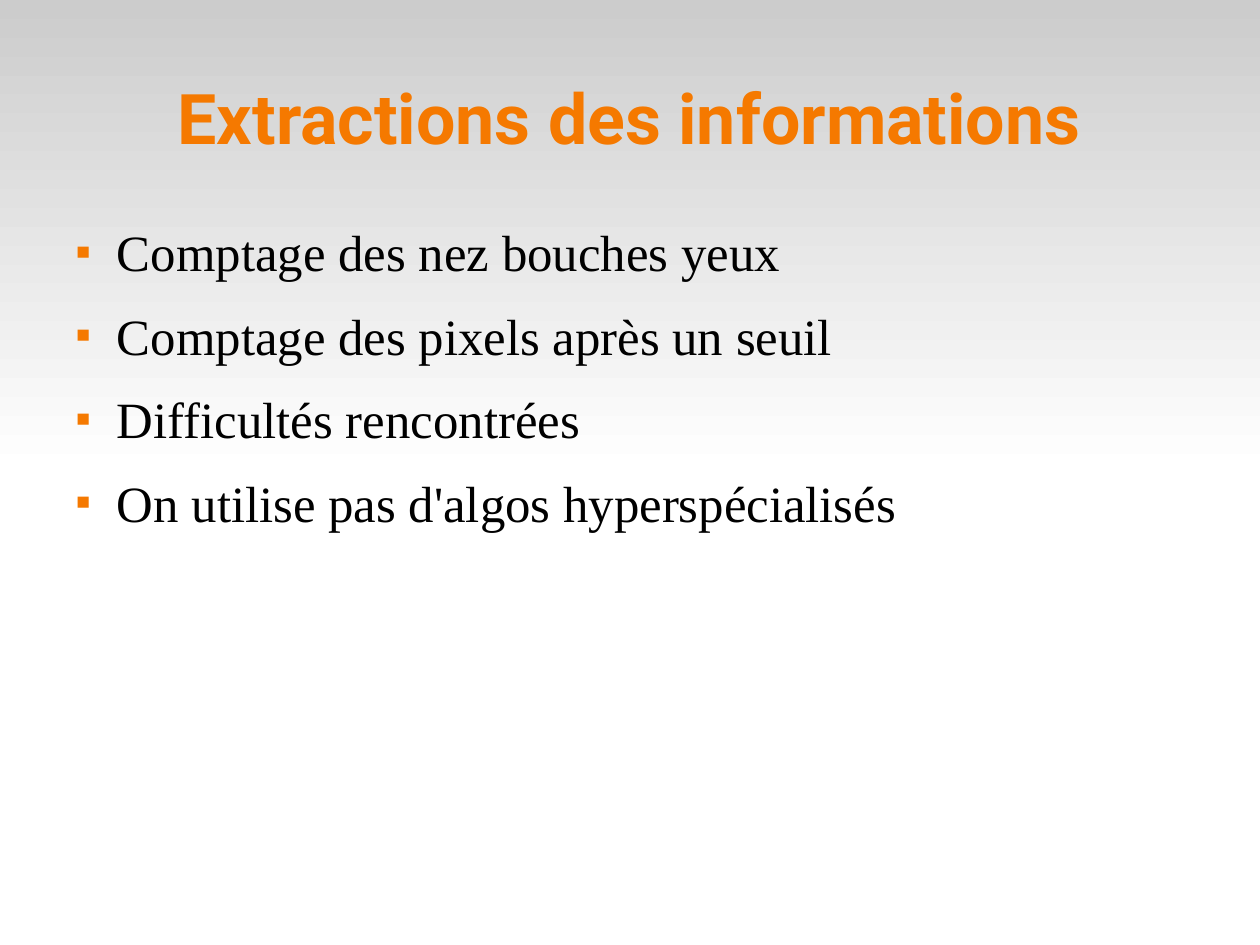
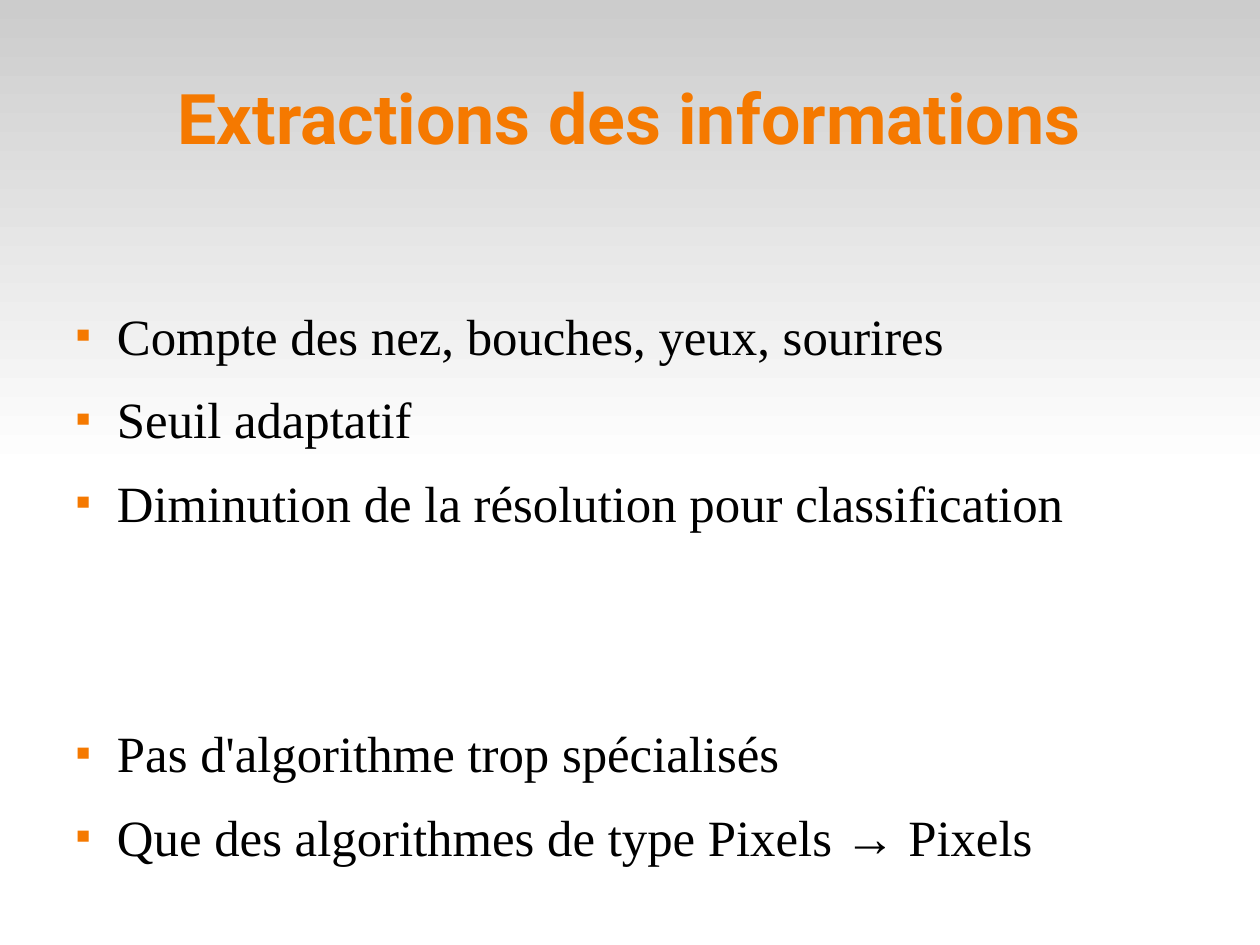
Before and after one commit to sairamnivedita/emotion-detection, a slide deck: slide 10 of doc/plop_et_replop.odp. Drawn at 1260x945 pixels with LibreOffice and Linux fonts; fonts in the diff are those of the drawing. Boxes give left, top, right and bottom in pixels: in the first picture for what was removed or moved away, otherwise in the second. Text is boxed around its words. In the diff, an @@ line names an element or a change of style, - is before the commit and + after.

```diff
--- a/doc/plop_et_replop.odp
+++ b/doc/plop_et_replop.odp
@@ text at (117,319,1063,866): text changed @@
-■ Comptage des nez bouches yeux
-■ Comptage des pixels après un seuil
-■ Difficultés rencontrées
-■ On utilise pas d'algos hyperspécialisés
+■ Compte des nez, bouches, yeux, sourires
+■ Seuil adaptatif
+■ Diminution de la résolution pour classification
+■ Pas d'algorithme trop spécialisés
+■ Que des algorithmes de type Pixels → Pixels
```
Also in this commit, not shown: 4 other slides changed, 3 other files.
